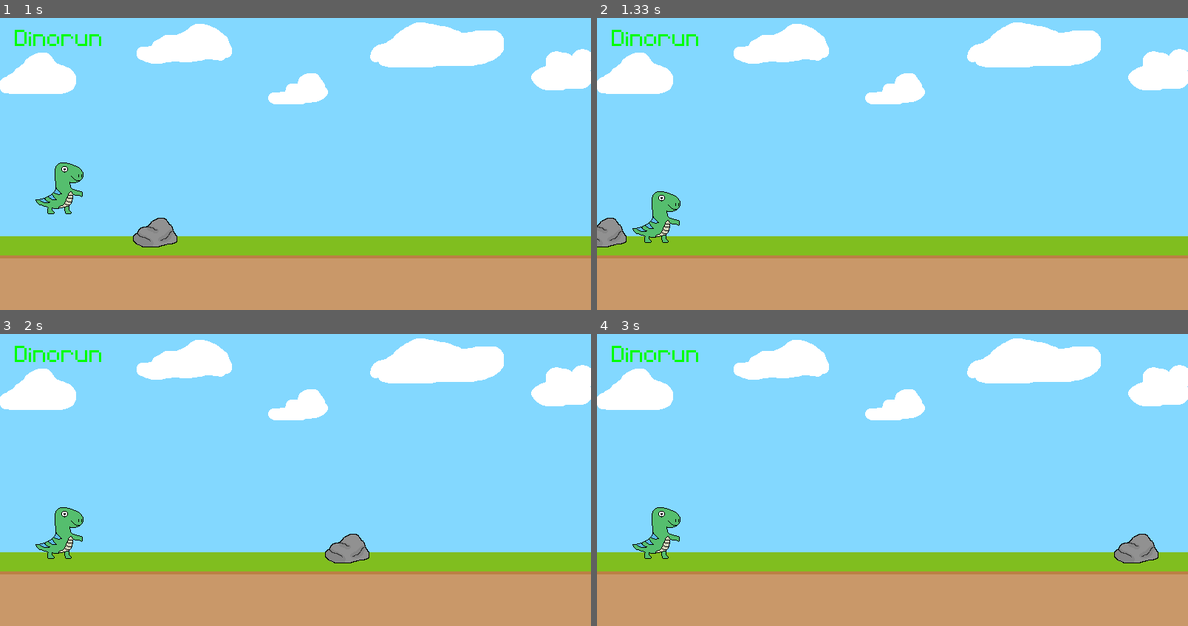
Above: before the commit, frames 1-4 (two rows, left to right).
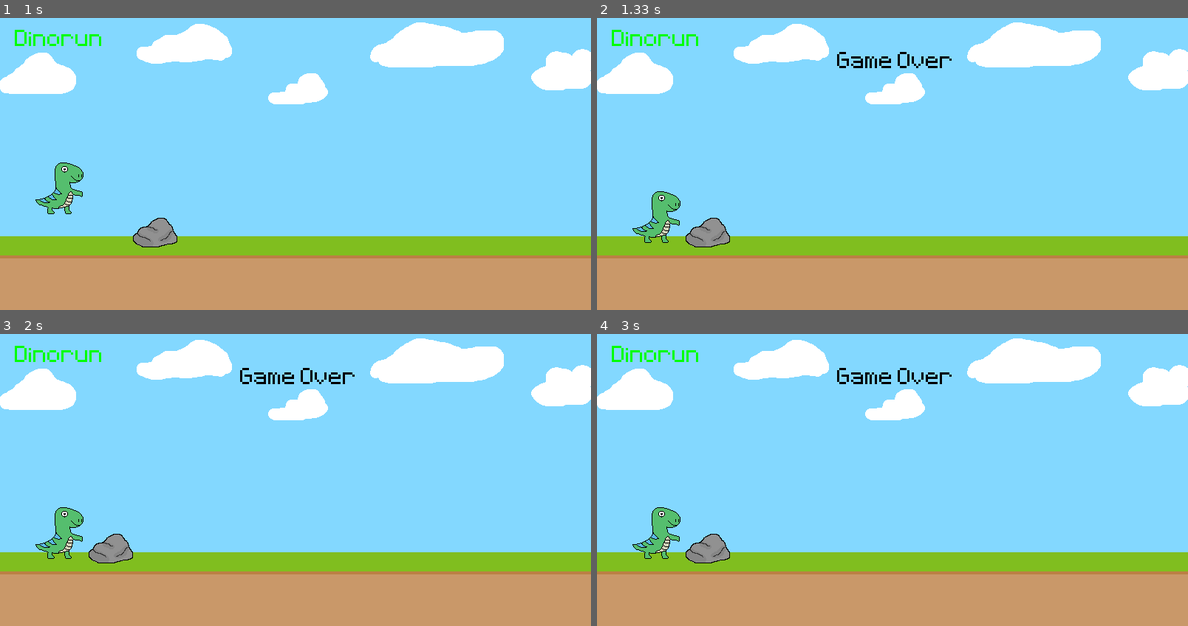
Above: after the commit, the same moments.

Repository: Casterrr/dinorun
Game: pygame game, started from main.py
The game is run twice, just before and just after one commit, with the same random seed, the same clock (stepped at 60 frames per second) and the same inputs.
Inputs:
- Up to frame 1 (1 s): hold Up 0.33-0.8 s; hold Up from 0.83 s (still down)
- Up to frame 2 (1.33 s): release Up at 1.2 s
- Up to frame 3 (2 s): no input
- Up to frame 4 (3 s): no input

Frame 1 is identical in both runs. In frame 2, 1.3% of the frame differs, in the area x 0-60%, y 11-79%; in frame 3, 1.4%, in the area x 15-63%, y 11-79%; in frame 4, 1.4%.

Commit message:
função dino_end_game() adicionada

Diff:
--- a/main.py
+++ b/main.py
@@ -17,8 +17,9 @@
 #Declarando variável com tipo de fonte do jogo.
 fonte_do_jogo = py.font.Font("assets/font/PixelType.ttf", 50)
 
-#Criando superfície com texto.
+#Criando superfícies com texto.
 cabecalho_do_jogo = fonte_do_jogo.render("Dinorun", False, 'Green')
+game_over_text = fonte_do_jogo.render("Game Over", False, 'Black')
 
 #Importando imagens do jogo.
 sky_image = py.image.load('assets/graphics/Blue-Sky.png').convert_alpha()
@@ -72,6 +73,15 @@
 
 gravity = int()
 
+def dino_end_game(dino_rect, *obstacle_rectangles):
+    '''
+    Finaliza o jogo se ouver colisão entre o dinossauro e um obstáculo.
+    '''
+
+    for obstacle in obstacle_rectangles:
+        if dino_rect.colliderect(obstacle):
+            return True
+
 while True:
     for event in py.event.get():
         if event.type == py.QUIT:
@@ -83,15 +93,19 @@
                 if event.key == py.K_UP:
                     gravity = -20
 
-    draw_images()
-    move_obstacle_in_window(stone_rectangle)
+    if not dino_end_game(dino_rectangle, stone_rectangle):
+        draw_images()
+        move_obstacle_in_window(stone_rectangle)
 
-    #Efeito de pulo do dinossauro na tela.
-    dino_jump(dino_rectangle, gravity)
-    gravity += 1
+        #Efeito de pulo do dinossauro na tela.
+        dino_jump(dino_rectangle, gravity)
+        gravity += 1
 
-    #Atualiza todos os componentes da tela.
-    py.display.flip()
+        #Atualiza todos os componentes da tela.
+        py.display.flip()
 
-    #Define o FPS (Frames per Second - Quadros por Segundo) do jogo.
-    clock.tick(60)
+        #Define o FPS (Frames per Second - Quadros por Segundo) do jogo.
+        clock.tick(60)
+    else:
+        tela.blit(game_over_text, (325, 50))
+        py.display.flip()
